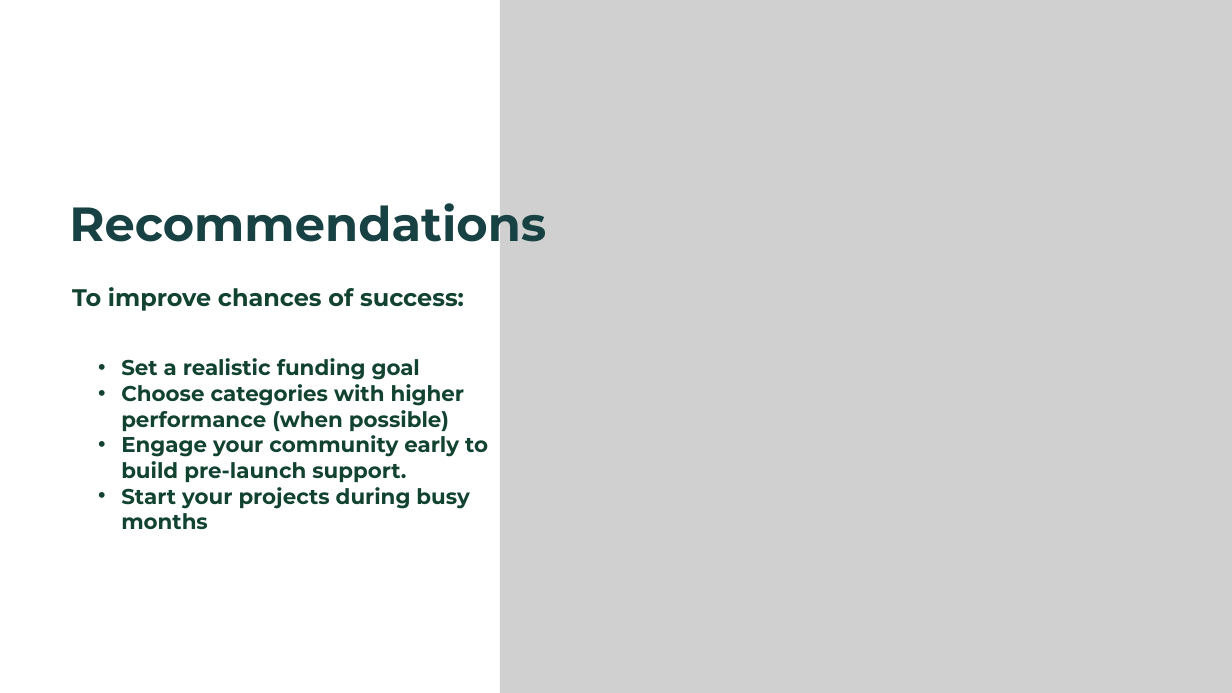
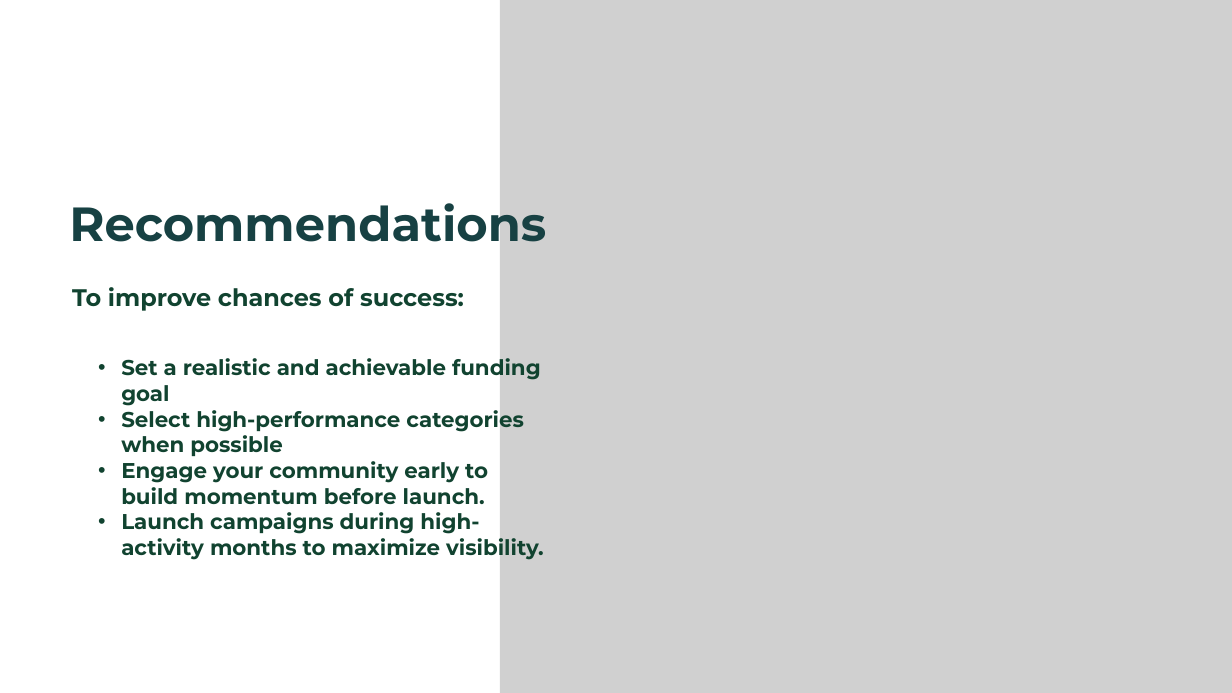
Before and after one commit to EmnaZayaniEsprit/ds-ml-project-template, a slide deck: slide 12 of Kickstarter_Project_Presentation.pptx. Drawn at 1232x693 pixels with LibreOffice and Linux fonts; fonts in the diff are those of the drawing; grey boxes stand for pictures. Boxes give left, top, right and bottom in pixels: in the first picture for what was removed or moved away, otherwise in the second. Text is boxed around its words. In the diff, an @@ line names an element or a change of style, - is before the commit and + after.

```diff
--- a/Kickstarter_Project_Presentation.pptx
+++ b/Kickstarter_Project_Presentation.pptx
@@ text at [121, 354, 544, 561]: text changed @@
-• Set a realistic funding goal
-• Choose categories with higher performance (when possible)
-• Engage your community early to build pre-launch support.
-• Start your projects during busy months
+• Set a realistic and achievable funding goal
+• Select high-performance categories when possible
+• Engage your community early to build momentum before launch.
+• Launch campaigns during high-activity months to maximize visibility.
```
Also in this commit, not shown: 1 other slide changed.
